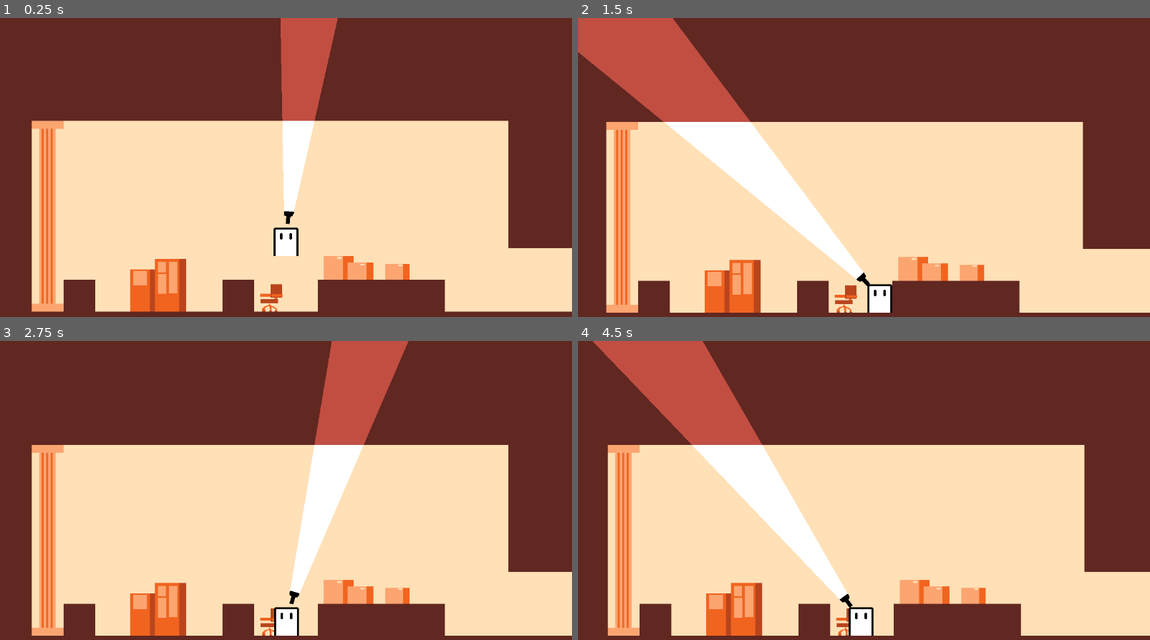
Above: before the commit, frames 1-4 (two rows, left to right).
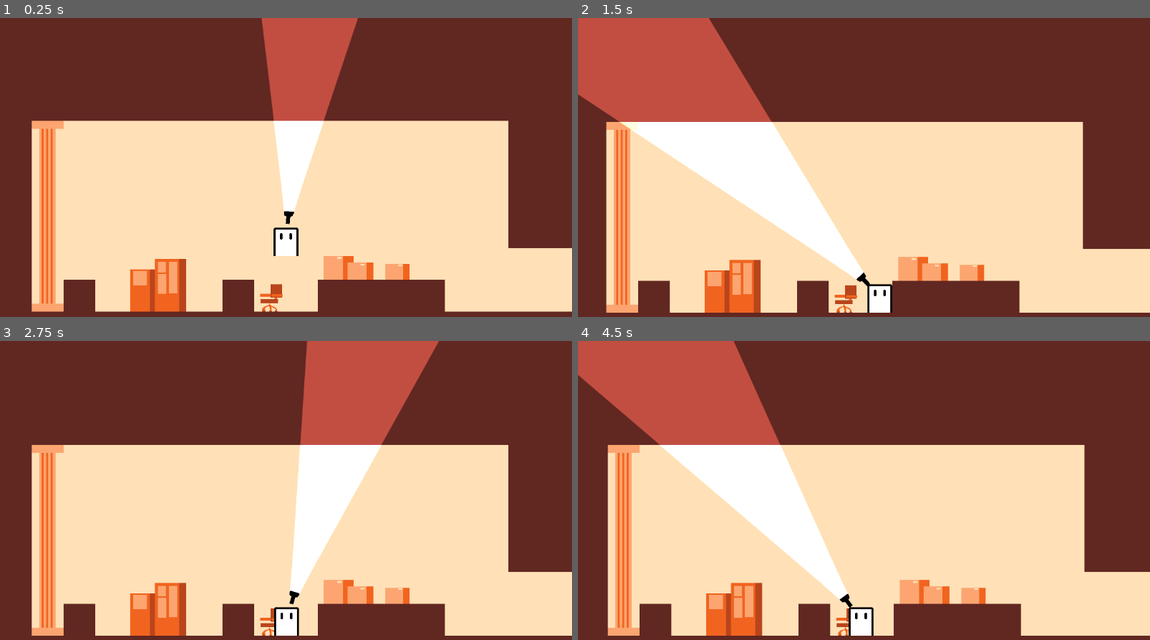
Above: after the commit, the same moments.

Repository: KamaUnik/light-out
Game: Godot game, scene res://scenes/prototypelevel.tscn
The game is run twice, just before and just after one commit, with the same random seed, the same clock (stepped at 60 frames per second) and the same inputs.
Inputs (mouse positions are in pixels of both pictures, inside the frame that each line leads up to):
- Up to frame 1 (0.25 s): no input
- Up to frame 2 (1.5 s): move the mouse to (989, 161) at 0.52 s; tap A (a) at 0.6 s; tap D (d) at 0.8, 1.35 s; move the mouse to (749, 194) at 1.27 s
- Up to frame 3 (2.75 s): tap A (a) at 1.55, 2.1 s; move the mouse to (343, 430) at 2.02 s; tap D (d) at 2.3 s
- Up to frame 4 (4.5 s): move the mouse to (835, 565) at 2.77 s; tap D (d) at 2.85, 3.8 s; tap A (a) at 3.05, 4.35 s; move the mouse to (1035, 550) at 3.52 s; tap Space (space) at 3.6 s; move the mouse to (692, 454) at 4.27 s

The runs differ from the first frame. In frame 1, 2.2% of the frame differs, in the area x 45-63%, y 0-65%; in frame 2, 6.2%, in the area x 0-50%, y 0-88%; in frame 3, 4.1%; in frame 4, 6.0%.

Commit message:
change light

Diff:
--- a/scenes/flashlight.tscn
+++ b/scenes/flashlight.tscn
@@ -1,21 +1,7 @@
-[gd_scene load_steps=6 format=3 uid="uid://b8lriabaejf1a"]
+[gd_scene load_steps=3 format=3 uid="uid://b8lriabaejf1a"]
 
 [ext_resource type="Texture2D" uid="uid://8hs5iluh6v0a" path="res://asset/sprites/Flashlight.png" id="1_lkaa1"]
-
-[sub_resource type="OccluderPolygon2D" id="OccluderPolygon2D_lkaa1"]
-polygon = PackedVector2Array(0.008205765, 6.9380655, 0.041028824, 9.911522, 4.857813, 150.65514, -0.008205765, 428.17776, -0.012308648, -445.02734, 4.82499, -150.65514, 0.041028824, -9.911522, 0.008205765, -6.9380655)
-
-[sub_resource type="Gradient" id="Gradient_lkaa1"]
-offsets = PackedFloat32Array(1)
-colors = PackedColorArray(1, 1, 1, 1)
-
-[sub_resource type="GradientTexture2D" id="GradientTexture2D_0ywi5"]
-gradient = SubResource("Gradient_lkaa1")
-width = 1152
-height = 300
-
-[sub_resource type="RectangleShape2D" id="RectangleShape2D_lkaa1"]
-size = Vector2(1152, 300)
+[ext_resource type="Texture2D" uid="uid://dr8iesg05qwch" path="res://asset/sprites/light3.png" id="2_0ywi5"]
 
 [node name="Flashlight" type="Node2D"]
 
@@ -30,18 +16,14 @@
 [node name="RayCast2D2" type="RayCast2D" parent="RayGroup"]
 target_position = Vector2(305, -232)
 
-[node name="LightOccluder2D" type="LightOccluder2D" parent="."]
-scale = Vector2(243.7311, -1.0089267)
-occluder = SubResource("OccluderPolygon2D_lkaa1")
-
 [node name="PointLight2D" type="PointLight2D" parent="."]
-position = Vector2(5, -1)
+position = Vector2(24, 0)
+scale = Vector2(1.03, 0.8632106)
 shadow_enabled = true
-texture = SubResource("GradientTexture2D_0ywi5")
+texture = ExtResource("2_0ywi5")
 offset = Vector2(575, 0)
 
 [node name="Area2D" type="Area2D" parent="."]
 
-[node name="CollisionShape2D" type="CollisionShape2D" parent="Area2D"]
-position = Vector2(578, 1)
-shape = SubResource("RectangleShape2D_lkaa1")
+[node name="CollisionPolygon2D" type="CollisionPolygon2D" parent="Area2D"]
+polygon = PackedVector2Array(8, -8, 1152, -144, 1152, 144, 8, 8)
Binary file added: asset/sprites/light3.png
Not shown, added: asset/sprites/light3.png.import
